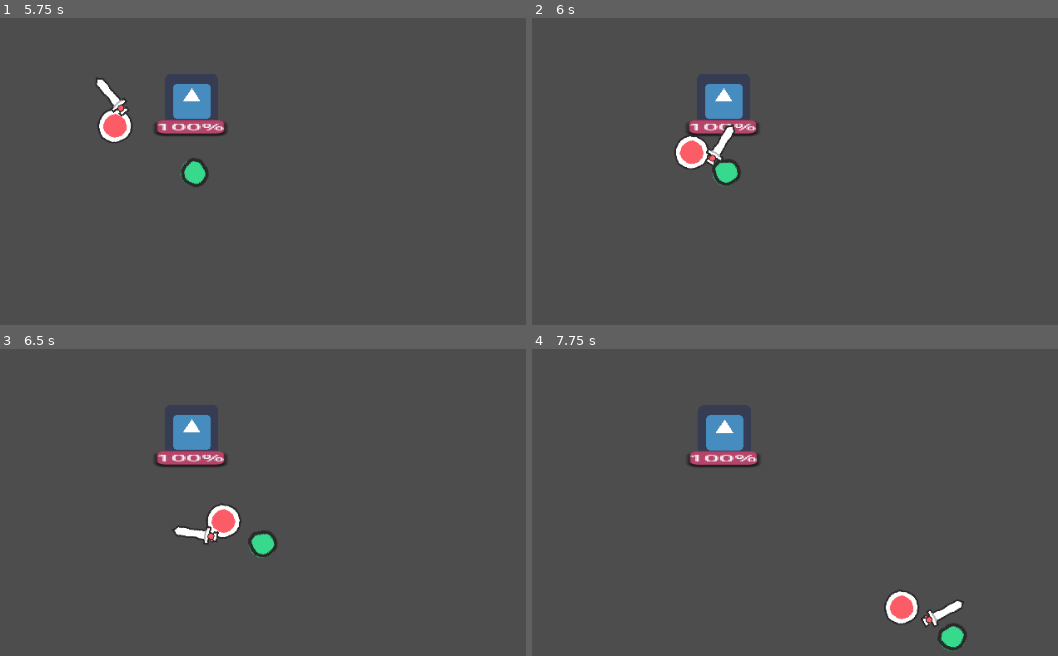
Above: before the commit, frames 1-4 (two rows, left to right).
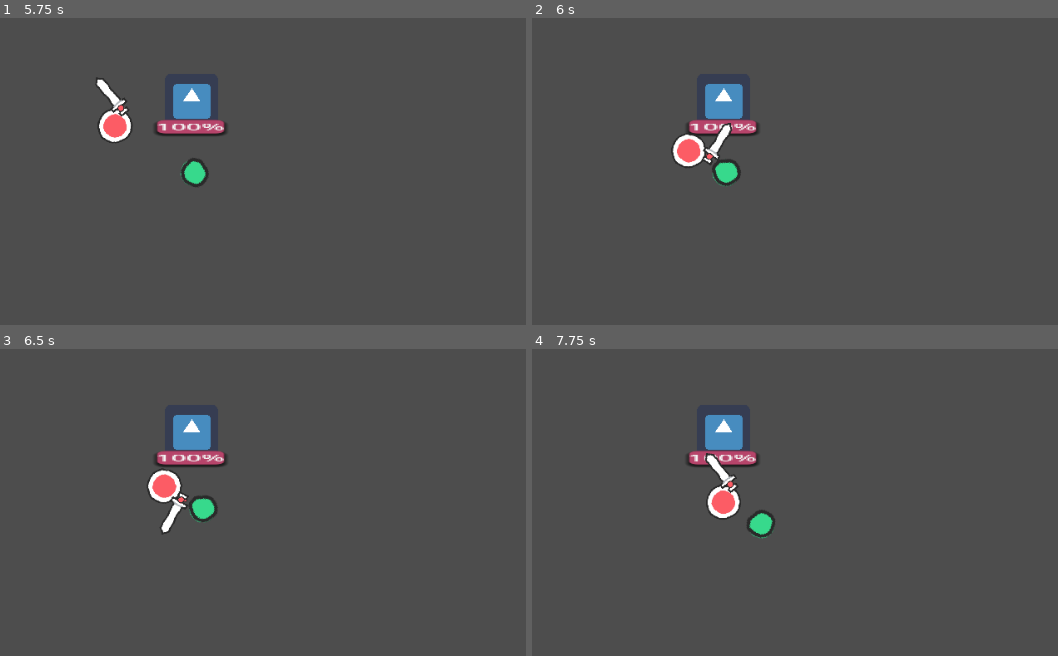
Above: after the commit, the same moments.

Repository: AndreeBurlamaqui/Gorgedot
Game: Godot game, scene res://Game/Scenes/family_defense.tscn
Same seed, same stepped clock (60 frames per second), same inputs: the game is played once before the commit and once after it. The engine's default icon, where the game draws it, is replaced by a stand-in: a white triangle on a blue panel in a dark square.
Inputs (mouse positions are in pixels of both pictures, inside the frame that each line leads up to):
- Up to frame 1 (5.75 s): tap Enter at 0.5, 2, 3.5 s; move the mouse to (368, 79) at 0.52 s; tap Space at 1.25, 2.75, 4.25 s; move the mouse to (31, 122) at 1.27 s; move the mouse to (outside the picture) at 2.02 s; move the mouse to (152, 189) at 2.77 s; move the mouse to (431, 168) at 3.52 s; move the mouse to (outside the picture) at 4.27 s; move the mouse to (231, 100) at 5.02 s
- Up to frame 2 (6 s): move the mouse to (outside the picture) at 5.77 s
- Up to frame 3 (6.5 s): no input
- Up to frame 4 (7.75 s): move the mouse to (900, 410) at 6.52 s; move the mouse to (563, 453) at 7.27 s

Frame 1 is identical in both runs. In frame 2, 0.6% of the frame differs, in the area x 26-39%, y 34-50%; in frame 3, 2.3%; in frame 4, 2.7%, in the area x 29-83%, y 21-99%.

Commit message:
+ Fixed dash and improved impulse in general > Also fixed the aiming to be in _process and not _physics, so that the stretch on dash is frame perfect

Diff:
--- a/Game/Scenes/basic_level.tscn
+++ b/Game/Scenes/basic_level.tscn
@@ -6,7 +6,6 @@
 [ext_resource type="PackedScene" uid="uid://ck1j3ahoidavh" path="res://Game/Units/Weapons/weapon_sword.tscn" id="4_gxqny"]
 [ext_resource type="PackedScene" uid="uid://dk8jaqbm1ms48" path="res://Game/Units/Weapons/weapon_pole.tscn" id="7_thg4i"]
 [ext_resource type="PackedScene" uid="uid://31ww45ep24bk" path="res://Game/Units/Weapons/weapon_daggers.tscn" id="8_y60a4"]
-[ext_resource type="PackedScene" uid="uid://q6p71erhbfr7" path="res://Game/Units/Enemies/example_enemy_unit.tscn" id="10_tycfk"]
 
 [sub_resource type="RectangleShape2D" id="RectangleShape2D_yxcuq"]
 size = Vector2(120, 120)
@@ -54,6 +53,8 @@
 
 [node name="Player" parent="." instance=ExtResource("3_sjj74")]
 safe_margin = 0.08
+_dash_stretch = null
+moveSpeed = null
 
 [node name="Camera2D" type="Camera2D" parent="Player"]
 position = Vector2(12.9452, -0.995768)
@@ -106,9 +107,5 @@
 [node name="Daggers" parent="." instance=ExtResource("8_y60a4")]
 position = Vector2(465, 287)
 
-[node name="Enemy Unit" parent="." instance=ExtResource("10_tycfk")]
-position = Vector2(-693, -182)
-safe_margin = 0.08
-
 [node name="Pole" parent="." instance=ExtResource("7_thg4i")]
 position = Vector2(-131, 354)
--- a/Game/Scenes/family_defense.tscn
+++ b/Game/Scenes/family_defense.tscn
@@ -55,6 +55,7 @@
 platform_on_leave = 0
 platform_floor_layers = 4294967295
 safe_margin = 0.015
+moveSpeed = null
 
 [node name="Family" type="Node2D" parent="." node_paths=PackedStringArray("hp_bar", "hurtbox")]
 script = ExtResource("2_50mvr")
--- a/Game/Units/Enemies/EnemyController.gd
+++ b/Game/Units/Enemies/EnemyController.gd
@@ -47,6 +47,8 @@
 	if MovementType.GetMovement(self, focusTarget).length() < AttackDistance :
 		TryMainAction()
 
+	super._process(delta)
+
 func _draw():
 	if Engine.is_editor_hint():
 		draw_circle(Vector2.ZERO, AttackDistance, Color(1, 0, 0, 0.3))
--- a/Game/Units/Player/PlayerController.gd
+++ b/Game/Units/Player/PlayerController.gd
@@ -9,6 +9,18 @@
 @export var downInput : InputAction
 @export var mainActionInput : InputAction
 @export var dropInput : InputAction
+@export var dashInput : InputAction
+
+@export_group("DASH")
+@export var _dashSpeed := 700.0
+@export var _dashCooldown := 5.0
+@export var _dash_stretch = 1.5
+var _is_dashing : bool
+var _can_dash : bool
+
+var _motion := Vector2.ZERO
+var _last_motion := Vector2.RIGHT
+var _last_aim := Vector2.ZERO
 
 func _ready() -> void:
 	GameManager.Player = self
@@ -19,31 +31,59 @@
 
 	super._physics_process(delta)
 
+# INPUTS
 func GetMoveDirection():
-	var motion = Vector2()
+	if _is_dashing:
+		return _last_motion # Keep going in the same direction
+
+	_motion = Vector2.ZERO
 
 	if leftInput.is_pressed :
-		motion.x -= 1
+		_motion.x -= 1
 
 	if rightInput.is_pressed :
-		motion.x += 1
+		_motion.x += 1
 
 	if upInput.is_pressed :
-		motion.y -= 1
+		_motion.y -= 1
 
 	if downInput.is_pressed :
-		motion.y += 1
+		_motion.y += 1
 
-	return motion.normalized()
+	_motion = _motion.normalized()
+
+	if _motion != Vector2.ZERO:
+		_last_motion = _motion
+
+	return _motion
 
 func GetAimDirection():
+	if _is_dashing:
+		return _last_motion + global_position
+
 	# TODO: Make it use input instead of just mouse
-	return get_global_mouse_position()
+	_last_aim = get_global_mouse_position()
+	return _last_aim
 
+# SIGNALS
 func _on_drop_action_on_input_press():
 	TryDropAction()
-
 
 func _on_health_hit(attacker, health):
 	TinyUtils.set_time_scale(0.05, 1.15)
 	CameraManager.Shake(10, 0.15)
+
+func _on_dash_action_on_input_press():
+	if _is_dashing or !_can_dash or !canMove or _Is_Impulsed():
+		pass
+
+	_is_dashing = true
+	_can_dash = false
+	ApplyImpulse(_last_motion, _dashSpeed)
+	var ogScale = bodyNode.scale
+	bodyNode.scale = Vector2(_dash_stretch, ogScale.y)
+	await get_tree().create_tween().tween_property(
+		bodyNode, "scale", ogScale, _current_impulse_duration).finished
+	_is_dashing = false
+	await get_tree().create_timer(_dashCooldown)
+	_can_dash = true
--- a/Game/Units/Player/unit_player.tscn
+++ b/Game/Units/Player/unit_player.tscn
@@ -5,7 +5,8 @@
 [ext_resource type="Texture2D" uid="uid://h7j3b4wr3lg7" path="res://Art/Characters/green_hand.png" id="3_2b56o"]
 [ext_resource type="Script" path="res://Game/Components/InputAction.gd" id="3_qq5cb"]
 
-[node name="Player" node_paths=PackedStringArray("leftInput", "rightInput", "upInput", "downInput", "mainActionInput", "dropInput", "stunTimer") instance=ExtResource("1_i1m5b")]
+[node name="Player" node_paths=PackedStringArray("leftInput", "rightInput", "upInput", "downInput", "mainActionInput", "dropInput", "dashInput", "stunTimer") instance=ExtResource("1_i1m5b")]
+position = Vector2(-3, 12)
 scale = Vector2(1.00423, 1.00425)
 collision_layer = 16
 collision_mask = 49
@@ -16,6 +17,12 @@
 downInput = NodePath("Inputs/Move Down")
 mainActionInput = NodePath("Inputs/Main Action")
 dropInput = NodePath("Inputs/Drop Action")
+dashInput = NodePath("Inputs/Dash Action")
+_dashSpeed = 2500.0
+_dashAcceleration = 9000.0
+_dashDuration = 0.15
+_dash_stretch = 5.0
+moveSpeed = null
 stunTimer = NodePath("Stun")
 bodyVisual = ExtResource("3_2b56o")
 bodyScale = 2.0
@@ -51,5 +58,10 @@
 script = ExtResource("3_qq5cb")
 action_name = "drop_action"
 
+[node name="Dash Action" type="Node" parent="Inputs" index="6"]
+script = ExtResource("3_qq5cb")
+action_name = "dash_action"
+
 [connection signal="on_hit" from="Hurtbox" to="." method="_on_health_hit"]
 [connection signal="OnInputPress" from="Inputs/Drop Action" to="." method="_on_drop_action_on_input_press"]
+[connection signal="OnInputPress" from="Inputs/Dash Action" to="." method="_on_dash_action_on_input_press"]
--- a/Game/Units/UnitController.gd
+++ b/Game/Units/UnitController.gd
@@ -20,30 +20,39 @@
 var currentAimDirection : Vector2
 var canAim := true
 var canMove := true
+var _last_impulse_force := Vector2.ZERO
+var _current_impulse_duration := 0.0
+var _last_impulse_duration := 0.0
 
 func _enter_tree():
 	bodyNode.texture = bodyVisual
 	bodyNode.scale = Vector2.ONE * bodyScale
 
-func _physics_process(delta):
-	# Calculate movement based on set direction
-	var moveDirection = GetMoveDirection()
-	if !canMove || moveDirection == Vector2.ZERO:
-		# Apply friction
-		var frictionAmount = moveFriction * delta
-		if velocity.length() > frictionAmount:
-			velocity -= velocity.normalized() * frictionAmount
-		else:
-			velocity = Vector2.ZERO
-	else:
-		# Apply accelerated movement
-		velocity += moveDirection * moveAcceleration * delta
-		velocity = velocity.limit_length(moveSpeed)
-
+func _process(delta):
 	# Rotate towards aim
 	if canAim:
 		currentAimDirection = GetAimDirection()
 		look_at(currentAimDirection)
+
+func _physics_process(delta):
+	if _Is_Impulsed() :
+		var impulse_factor = ease(_current_impulse_duration / _last_impulse_duration, 0.25)
+		velocity = _last_impulse_force * delta * 50 * impulse_factor
+		_current_impulse_duration -= delta
+	else :
+		# Calculate movement based on set direction
+		var moveDirection = GetMoveDirection()
+		if !canMove || moveDirection == Vector2.ZERO:
+			# Apply friction
+			var frictionAmount = moveFriction * delta
+			if velocity.length() > frictionAmount:
+				velocity -= velocity.normalized() * frictionAmount
+			else:
+				velocity = Vector2.ZERO
+		else:
+			# Apply accelerated movement
+			velocity += moveDirection * moveAcceleration * delta
+			velocity = velocity.limit_length(moveSpeed)
 
 	move_and_slide()
 
@@ -66,15 +75,26 @@
 	currentWeapon.TryDrop(self)
 
 func ApplyImpulse(direction : Vector2, force : float):
-	velocity = direction.normalized() * force
-	move_and_slide()
+	if _Is_Impulsed():
+		pass
+
+	# Based on force, create a duration
+	_last_impulse_duration = force * 0.00005
+	_current_impulse_duration = _last_impulse_duration
+	# Keep a specific velocity during this duration
+	_last_impulse_force = direction.normalized() * force
+	print(" {0} unit getting impulsed by {1} for {2} seconds".format([name, force, _last_impulse_duration]))
+
+func _Is_Impulsed() -> bool:
+	return _current_impulse_duration > 0
 
 func _on_hurtbox_on_hit(attacker : Hitbox, health : Health) -> void:
-	if health == null or attacker == null or !stunTimer.is_stopped():
+	if health == null || attacker == null || !stunTimer.is_stopped():
 		pass
 
+	# print(name, " unit getting hit")
 	var direction = global_position - attacker.holder.global_position
-	ApplyImpulse(direction, attacker.knockback)
+	ApplyImpulse(direction.normalized(), attacker.knockback)
 	# Block movement for a set time
 	canMove = false
 	stunTimer.start()
--- a/project.godot
+++ b/project.godot
@@ -64,6 +64,11 @@
 "events": [Object(InputEventMouseButton,"resource_local_to_scene":false,"resource_name":"","device":-1,"window_id":0,"a …(256 unchanged characters)…
 ]
 }
+dash_action={
+"deadzone": 0.5,
+"events": [Object(InputEventKey,"resource_local_to_scene":false,"resource_name":"","device":-1,"window_id":0,"alt_pressed":false,"shift_pressed":false,"ctrl_pressed":false,"meta_pressed":false,"pressed":false,"keycode":4194325,"physical_keycode":0,"key_label":0,"unicode":0,"echo":false,"script":null)
+]
+}
 
 [input_devices]
 
Not shown: 1 places in Game/Scenes/basic_level.tscn that only renumber resources
